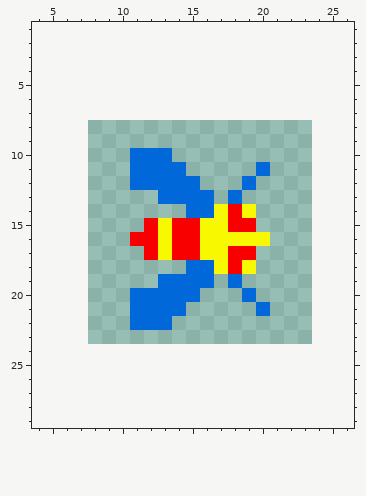
Pixel-art sprite -- img/enemigo6.png. Above, as it was before the edit.
The file is 16x16 pixels. Shown: x 4..26, y 1..29. The old version is drawn lined up with the new one, on the new canvas.
New version:
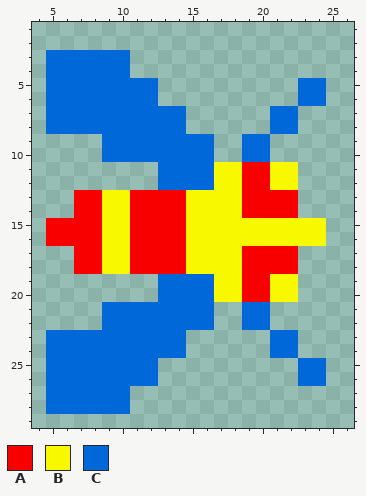
Palette (. is transparent): A #f80000  B #f8f800  C #0068d8
Change:
canvas 16x16 -> 32x32, the old top-left corner now at 8,8
@@ x 4..26 @@
  2 .......................
- 3 .......................
- 4 .......................
- 5 .......................
- 6 .......................
- 7 .......................
- 8 .......................
- 9 .......................
-10 .......CCC.............
-11 .......CCCC.....C......
-12 .......CCCCC...C.......
-13 .........CCCC.C........
-14 ...........CCBAB.......
-15 ........ABAABBAA.......
-16 .......AABAABBBBB......
-17 ........ABAABBAA.......
-18 ...........CCBAB.......
-19 .........CCCC.C........
-20 .......CCCCC...C.......
-21 .......CCCC.....C......
-22 .......CCC.............
-23 .......................
-24 .......................
-25 .......................
-26 .......................
-27 .......................
-28 .......................
+ 3 .CCCCCC................
+ 4 .CCCCCC................
+ 5 .CCCCCCCC..........CC..
+ 6 .CCCCCCCC..........CC..
+ 7 .CCCCCCCCCC......CC....
+ 8 .CCCCCCCCCC......CC....
+ 9 .....CCCCCCCC..CC......
+10 .....CCCCCCCC..CC......
+11 .........CCCCBBAABB....
+12 .........CCCCBBAABB....
+13 ...AABBAAAABBBBAAAA....
+14 ...AABBAAAABBBBAAAA....
+15 .AAAABBAAAABBBBBBBBBB..
+16 .AAAABBAAAABBBBBBBBBB..
+17 ...AABBAAAABBBBAAAA....
+18 ...AABBAAAABBBBAAAA....
+19 .........CCCCBBAABB....
+20 .........CCCCBBAABB....
+21 .....CCCCCCCC..CC......
+22 .....CCCCCCCC..CC......
+23 .CCCCCCCCCC......CC....
+24 .CCCCCCCCCC......CC....
+25 .CCCCCCCC..........CC..
+26 .CCCCCCCC..........CC..
+27 .CCCCCC................
+28 .CCCCCC................
 29 .......................
Changed places in both pictures, as pixel boxes (x1, y1, x2, y2):
changed: (46, 50, 326, 414)
